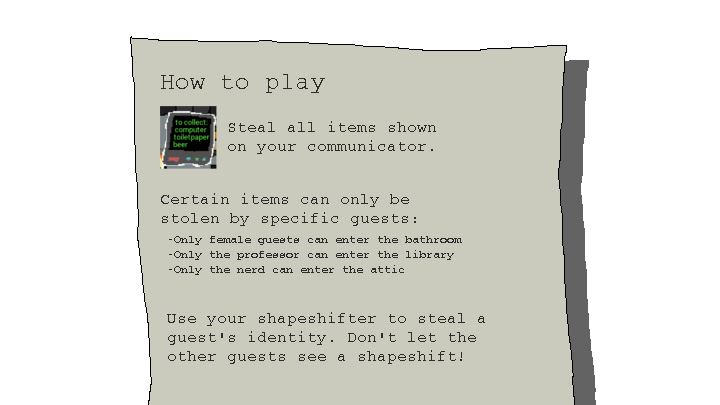
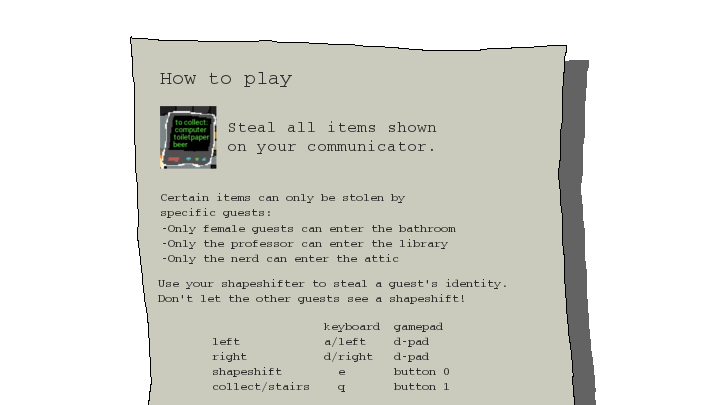
Comparing the layer stacks of the two 720×405 images. Changes:
painted on "Use your shapeshifter to steal..." over 158, 279, 506, 364
painted on "Certain items can only be stol..." over 161, 193, 416, 226
painted on "Steal all items shown ..." over 228, 121, 437, 154
painted on "How to play" over 160, 72, 325, 93
painted on "-Only female guests can enter ..." over 163, 225, 462, 275
added layer "keyboard gamepad ..." above "Play" over 212, 322, 450, 392
painted on "Background" over 161, 193, 462, 253
